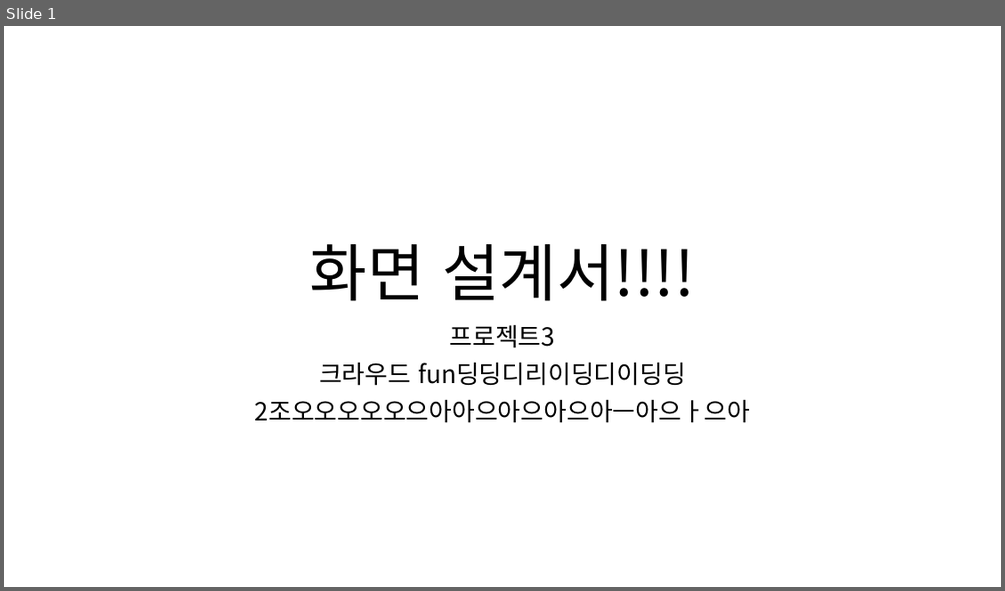
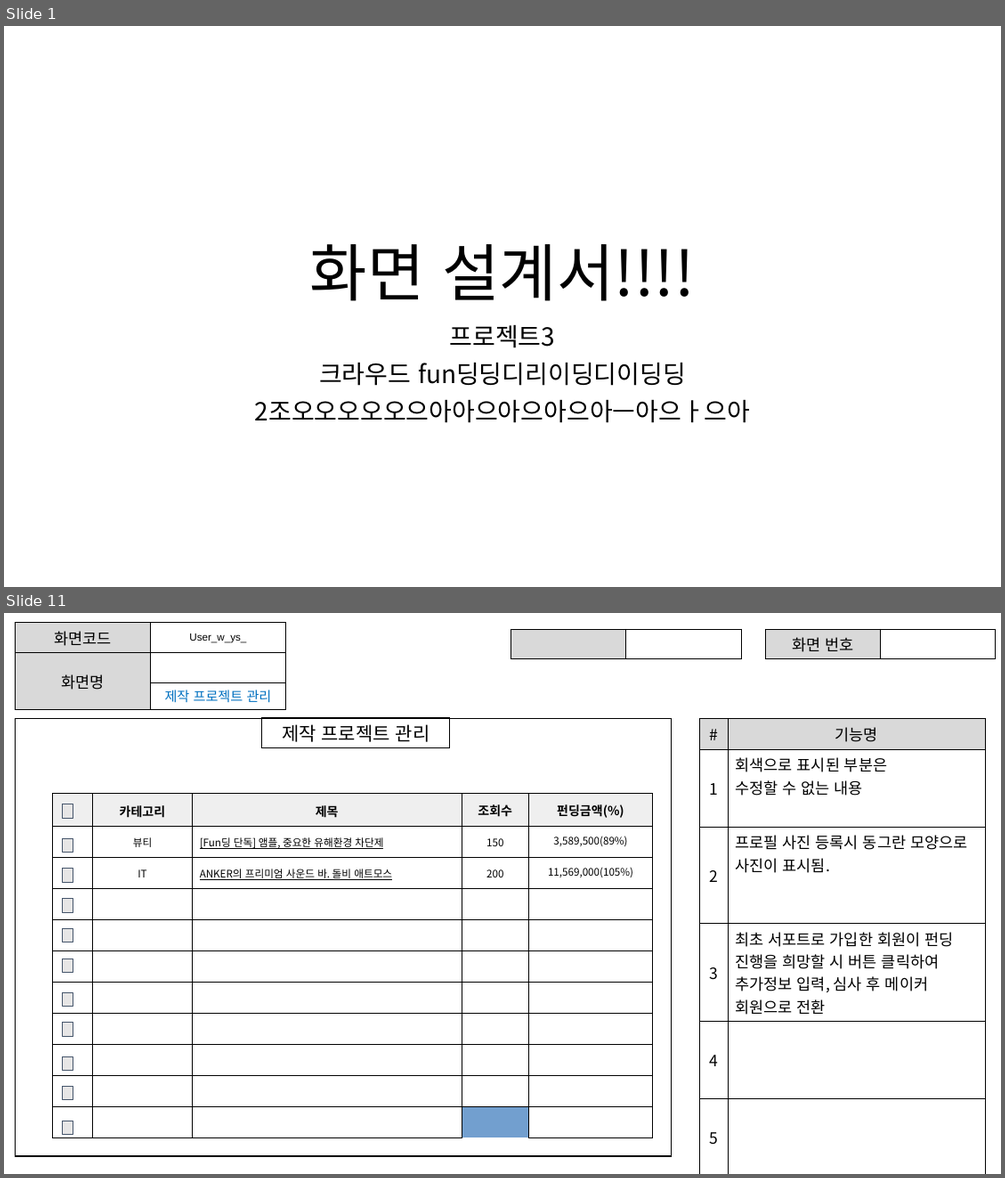
Before and after one commit to ezenteam2/EzenCrowdFunding, a slide deck: project03 화면설계서/project03 - 화면 설계서 - 용승.pptx. Shown one above the other, each under a label of ours: slide 1 before the commit, slides 1 and 11 after it; the slides between them are not shown. The pictures are 1005x591 and 1005x1178 pixels, drawn with LibreOffice and Linux fonts; fonts in the diff are those of the drawing. Boxes give left, top, right and bottom in pixels: in the first picture for what was removed or moved away, otherwise in the second. Text is boxed around its words. In the diff, an @@ line names an element or a change of style, - is before the commit and + after.

Commit message:
용승이 화면설계 진행중>3<

```diff
--- a/project03 화면설계서/project03 - 화면 설계서 - 용승.pptx
+++ b/project03 화면설계서/project03 - 화면 설계서 - 용승.pptx
@@ slide 11 added at <box>4,613,1001,1174</box>, background #FFFFFF @@
@@ table added at <box>15,623,285,706</box>, 3 rows, 2 columns @@
+화면코드 | User_w_ys_
+화면명 | 
+ | 제작 프로젝트 관리
@@ table added at <box>511,629,741,656</box>, 1 rows, 2 columns @@
+ | 
@@ table added at <box>765,629,995,656</box>, 1 rows, 2 columns @@
+화면 번호 | 
@@ rectangle added at <box>15,718,671,1156</box>, fill #FFFFFF, outline #000000 1 pt @@
@@ rectangle added at <box>262,718,450,747</box>, outline #000000 0.75 pt, 18 pt, text #000000 @@
+제작 프로젝트 관리
@@ table added at <box>700,718,985,1160</box>, 6 rows, 2 columns @@
+# | 기능명
+1 | 회색으로 표시된 부분은 / 수정할 수 없는 내용
+2 | 프로필 사진 등록시 동그란 모양으로 사진이 표시됨.
+3 | 최초 서포트로 가입한 회원이 펀딩 진행을 희망할 시 버튼 클릭하여 추가정보 입력, 심사 후 메이커 회원으로 전환
+4 | 
+5 | 
@@ table added at <box>53,793,652,1138</box>, 11 rows, 6 columns @@
+ | 카테고리 | 제목 |  | 조회수 | 펀딩금액(%)
+ | 뷰티 | [Fun딩 단독] 앰플, 중요한 유해환경 차단제 |  | 150 | 3,589,500(89%)
+ | IT | ANKER의 프리미엄 사운드 바. 돌비 애트모스 |  | 200 | 11,569,000(105%)
+ |  |  |  |  | 
+ |  |  |  |  | 
+ |  |  |  |  | 
+ |  |  |  |  | 
+ |  |  |  |  | 
+ |  |  |  |  | 
+ |  |  |  |  | 
+ |  |  |  |  | 
@@ rectangle added at <box>63,804,73,818</box>, fill #E7E6E6, outline #44546A 0.75 pt @@
@@ rectangle added at <box>63,838,73,852</box>, fill #E7E6E6, outline #44546A 0.75 pt @@
@@ rectangle added at <box>63,868,73,882</box>, fill #E7E6E6, outline #44546A 0.75 pt @@
@@ rectangle added at <box>63,899,73,912</box>, fill #E7E6E6, outline #44546A 0.75 pt @@
@@ rectangle added at <box>63,929,73,942</box>, fill #E7E6E6, outline #44546A 0.75 pt @@
@@ rectangle added at <box>63,958,73,972</box>, fill #E7E6E6, outline #44546A 0.75 pt @@
@@ rectangle added at <box>63,992,73,1005</box>, fill #E7E6E6, outline #44546A 0.75 pt @@
@@ rectangle added at <box>63,1022,73,1036</box>, fill #E7E6E6, outline #44546A 0.75 pt @@
@@ rectangle added at <box>63,1056,73,1070</box>, fill #E7E6E6, outline #44546A 0.75 pt @@
@@ rectangle added at <box>63,1086,73,1100</box>, fill #E7E6E6, outline #44546A 0.75 pt @@
@@ rectangle added at <box>63,1121,73,1135</box>, fill #E7E6E6, outline #44546A 0.75 pt @@
```
Also in this commit, not shown: 2 slides changed, 9 other slides added, 2 other files.
